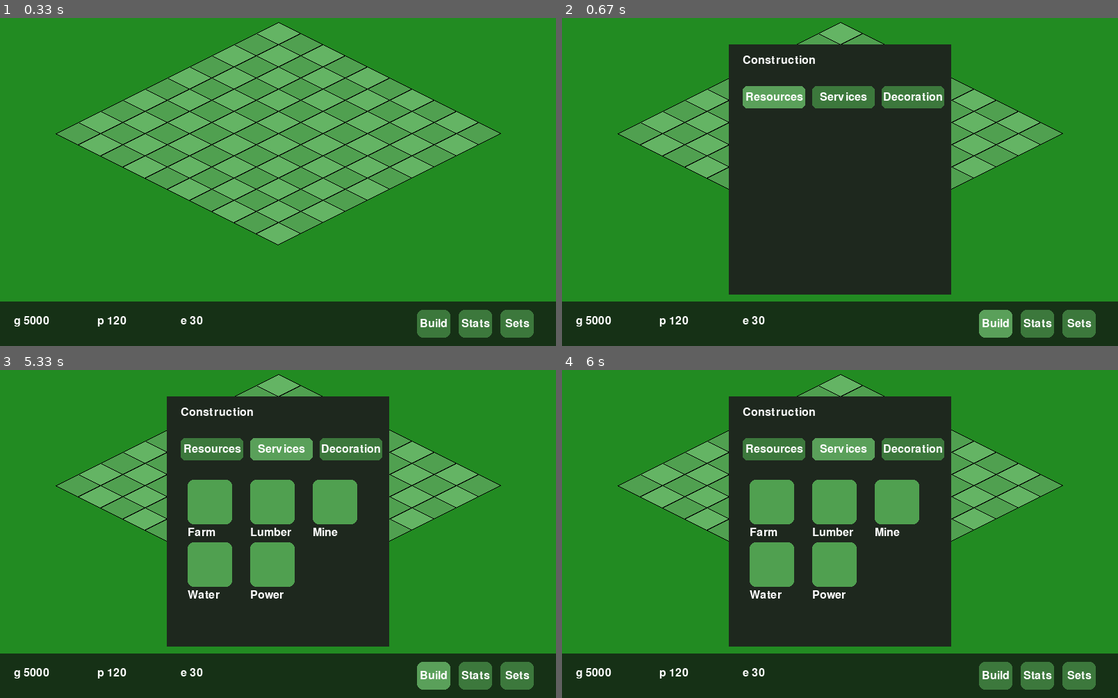
Above: before the commit, frames 1-4 (two rows, left to right).
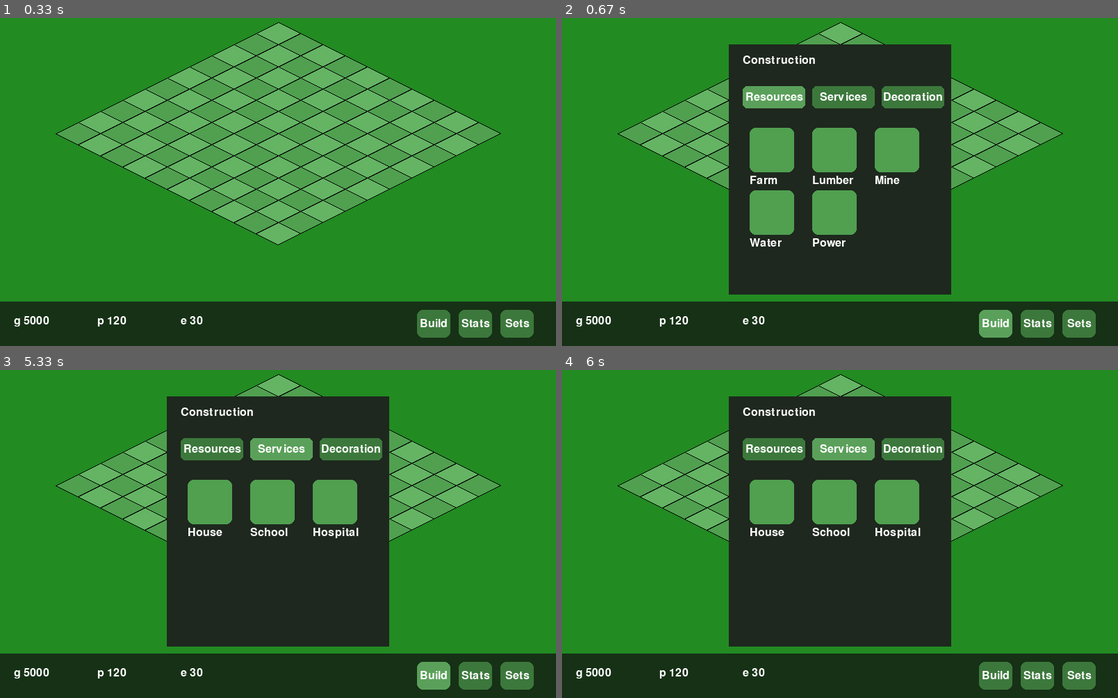
Above: after the commit, the same moments.

Repository: tdimnet/learn-pygame-by-doing
Game: pygame game, started from v3/app.py
Two runs of this game, one before a commit and one after it. Both use one fixed random seed, a clock stepped at 60 frames per second and the inputs below.
Inputs (mouse positions are in pixels of both pictures, inside the frame that each line leads up to):
- Up to frame 1 (0.33 s): no input
- Up to frame 2 (0.67 s): click "Build" at 0.38 s
- Up to frame 3 (5.33 s): click (283, 448) at 0.72 s; click "Build" at 1.05 s; click (483, 635) at 1.38 s; click "Stats" at 2.72 s; click (200, 402) at 3.05 s; click "Sets" at 3.88 s; click (394, 415) at 4.22 s; click "Build" at 5.05 s
- Up to frame 4 (6 s): click (678, 465) at 5.38 s

Frame 1 is identical in both runs. In frame 2, 5.7% of the frame differs, in the area x 33-65%, y 33-70%; in frame 3, 2.6%; in frame 4, 2.6%.

Commit message:
Update category anim

Diff:
--- a/v3/app.py
+++ b/v3/app.py
@@ -114,9 +114,6 @@
     content_width = MENU_WIDTH
     slide = int(content_width * (1 - category_anim))
 
-    print(previous_category)
-    print(active_category)
-
     if previous_category:
         draw_items(
             menu_surface,
@@ -125,12 +122,22 @@
             -slide
         )
 
-    draw_items(
-        menu_surface,
-        font,
-        BUILD_CATEGORIES[active_category],
-        content_width - slide
-    )
+    if category_anim < 1.0:
+        # animation en cours
+        draw_items(
+            menu_surface,
+            font,
+            BUILD_CATEGORIES[active_category],
+            content_width - slide
+        )
+    else:
+        # état stable → pas de décalage
+        draw_items(
+            menu_surface,
+            font,
+            BUILD_CATEGORIES[active_category],
+            0
+        )
 
     screen.blit(menu_surface, (x, y))
 
@@ -206,7 +213,7 @@
     menu_buttons = {}
 
     active_category = "Resources"
-    previous_category = None
+    previous_category = ""
     category_anim = 1.0
     category_anim_speed = 8.0
 
@@ -264,6 +271,9 @@
         if category_anim < 1.0:
             category_anim = min(1.0, category_anim + dt * category_anim_speed)
 
+        if category_anim == 1.0:
+            previous_category = ""
+
 
         hud_buttons = draw_hud(screen, font, mouse_pos)
 
